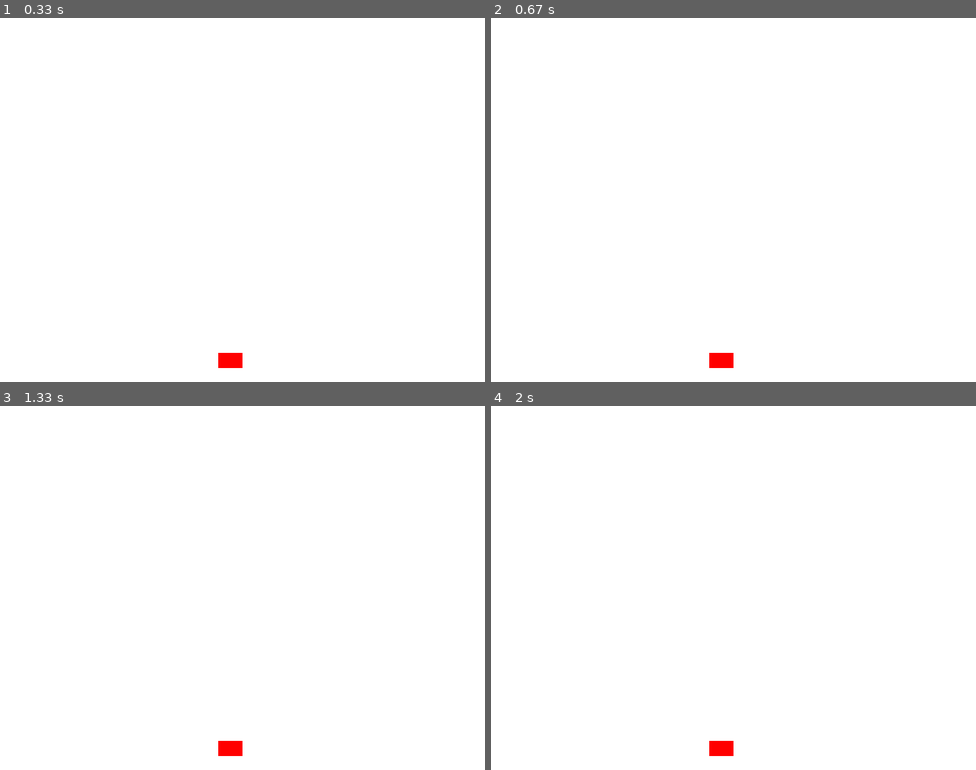
Above: before the commit, frames 1-4 (two rows, left to right).
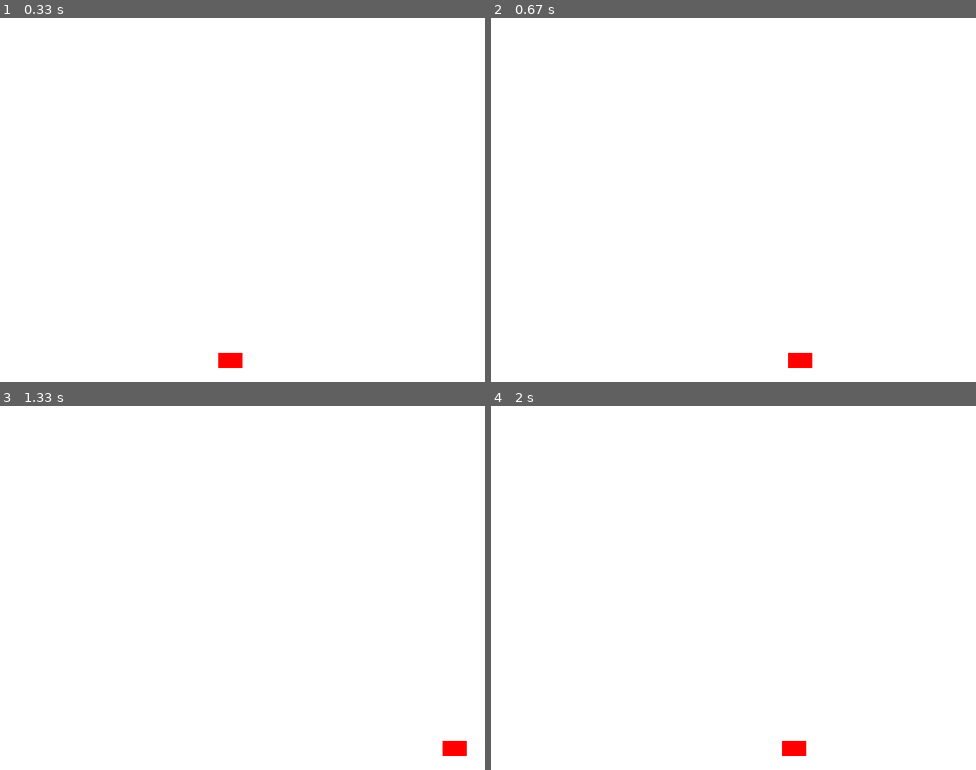
Above: after the commit, the same moments.

Repository: HasanatJahan/Breakout_Pygame
Game: pygame game, started from breakoutGame.py
The game is run twice, just before and just after one commit, with the same random seed, the same clock (stepped at 60 frames per second) and the same inputs.
Inputs:
- Up to frame 1 (0.33 s): no input
- Up to frame 2 (0.67 s): hold Right from 0.33 s (still down)
- Up to frame 3 (1.33 s): release Right at 0.8 s; hold Right 0.83-1.3 s
- Up to frame 4 (2 s): hold Left 1.33-1.87 s; hold Left from 1.9 s (still down)

Frame 1 is identical in both runs. In frame 2, 0.4% of the frame differs, in the area x 45-67%, y 92-97%; in frame 3, 0.4%; in frame 4, 0.4%.

Commit message:
Fixing the issue of the paddle moving on the screen

Diff:
--- a/Paddle.py
+++ b/Paddle.py
@@ -5,8 +5,6 @@
 
 class Paddle:
 	def __init__(self, game_display):
-			# self.x = x
-			# self.y = y
 			self.x = (Config['game']['display_width'] * 0.45)
 			self.y = (Config['game']['display_height'] * 0.92)
 			self.game_display=game_display
--- a/breakoutGame.py
+++ b/breakoutGame.py
@@ -17,6 +17,9 @@
 pressed_right = False
 
 def event_handler():
+	global pressed_left
+	global pressed_right
+	global x_change
 	#--Gets every event on the screen
 	for event in pygame.event.get():
 		#print (event)
@@ -33,20 +36,22 @@
 
 		#If the key is up- the object should maintain its old position
 		if event.type == KEYUP:
-			if event.key == K_LEFT or event.key == K_RIGHT:
-				x_change = 0
 			#Trying to account for the keyup to make the board movement smoother
 			if event.key == K_LEFT:
 				pressed_left = False
+				x_change = 0
 			elif event.key == K_RIGHT:
 				pressed_right = False
+				x_change = 0
 
+	#--This changes the position
+	if pressed_left:
+		x_change = -5
+	if pressed_right:
+		x_change = 5
 
-#--This changes the position
-if pressed_left:
-	x_change = -5
-if pressed_right:
-	x_change = 5
+print(pressed_left)
+print(pressed_right)
 
 #--Loop will run forever unless disrupted
 while True:
